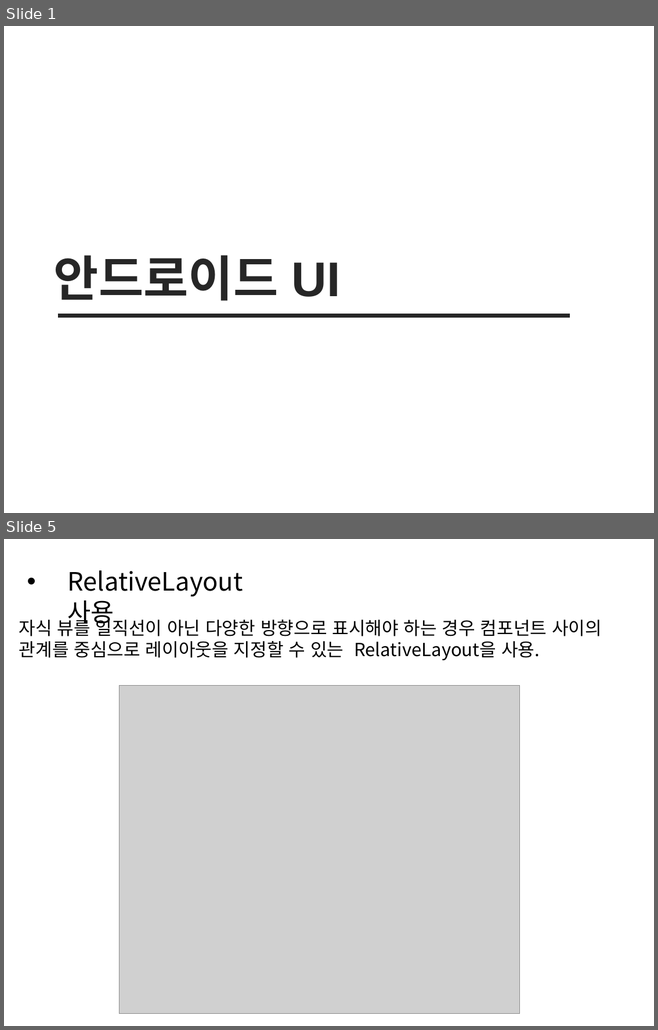
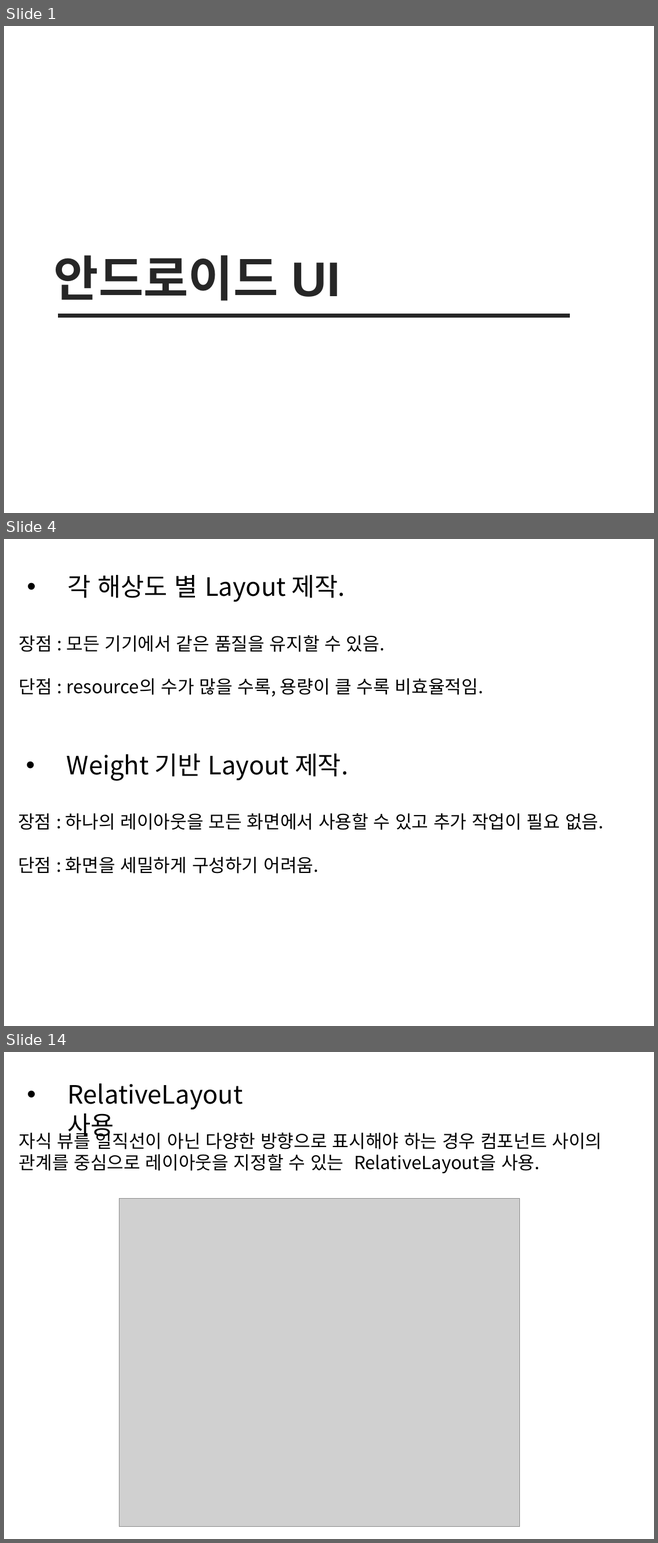
Before and after one commit to sc545/Beacon, a slide deck: 안드로이드 UI.pptx. Shown one above the other, each under a label of ours: slides 1 and 5 before the commit, slides 1, 4 and 14 after it; the slides between them are not shown. The pictures are 658x1030 and 658x1543 pixels, drawn with LibreOffice and Linux fonts; fonts in the diff are those of the drawing; grey boxes stand for pictures. Boxes give left, top, right and bottom in pixels: in the first picture for what was removed or moved away, otherwise in the second. Text is boxed around its words. In the diff, an @@ line names an element or a change of style, - is before the commit and + after.

```diff
--- a/안드로이드 UI.pptx
+++ b/안드로이드 UI.pptx
@@ slide 4 added at [4, 539, 654, 1026], background #FFFFFF @@
@@ text added at [68, 575, 345, 602], 28 pt, text #000000 @@
+• 각 해상도 별 Layout 제작.
@@ text added at [19, 635, 483, 697], 20 pt, text #000000 @@
+장점 : 모든 기기에서 같은 품질을 유지할 수 있음.
+단점 : resource의 수가 많을 수록, 용량이 클 수록 비효율적임.
@@ text added at [67, 754, 348, 781], 28 pt, text #000000 @@
+• Weight 기반 Layout 제작.
@@ text added at [18, 813, 604, 874], 20 pt, text #000000 @@
+장점 : 하나의 레이아웃을 모든 화면에서 사용할 수 있고 추가 작업이 필요 없음.
+단점 : 화면을 세밀하게 구성하기 어려움.
@@ what was slide 5 is now slide 14 @@
```
Also in this commit, not shown: 1 slide changed, 11 other slides added, 3 slides removed, 53 other files.
